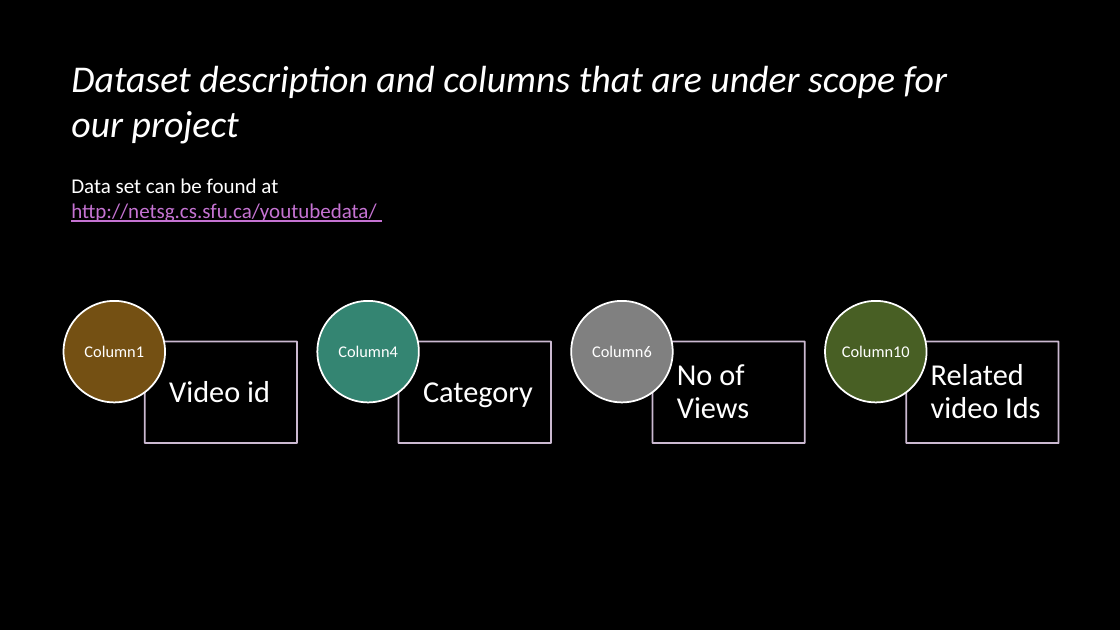
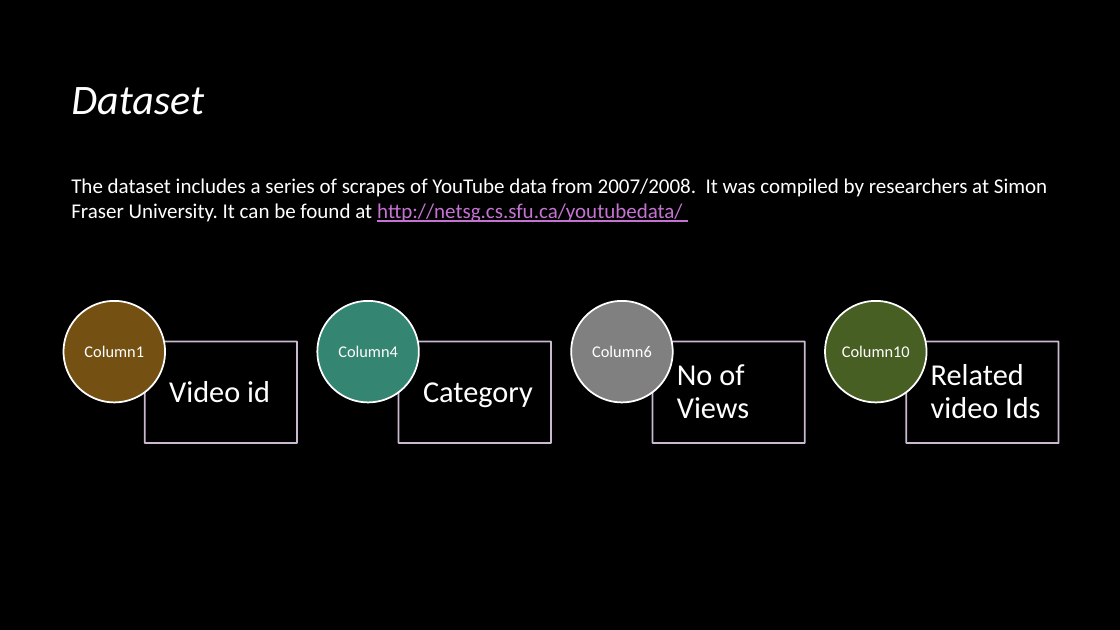
Before and after one commit to EvanGrill/CS436_Big_Data_Systems, a slide deck: slide 4 of doc/Bigdataproposal.pptx. Drawn at 1120x630 pixels with LibreOffice and Linux fonts; fonts in the diff are those of the drawing; background and template pictures are left out. Boxes give left, top, right and bottom in pixels: in the first picture for what was removed or moved away, otherwise in the second. Text is boxed around its words. In the diff, an @@ line names an element or a change of style, - is before the commit and + after.

```diff
--- a/doc/Bigdataproposal.pptx
+++ b/doc/Bigdataproposal.pptx
@@ title at box(71, 87, 204, 115): text changed; size 32.4 to 36 pt @@
-Dataset description and columns that are under scope for our project
+Dataset
@@ text at box(71, 178, 1047, 222): text changed; text colour #C573D2 to #FFFFFF @@
-Data set can be found at http://netsg.cs.sfu.ca/youtubedata/
+The dataset includes a series of scrapes of YouTube data from 2007/2008. It was compiled by researchers at Simon Fraser University. It can be found at http://netsg.cs.sfu.ca/youtubedata/
```
Also in this commit, not shown: 4 other slides changed, 2 slides added, 2 slides removed.
